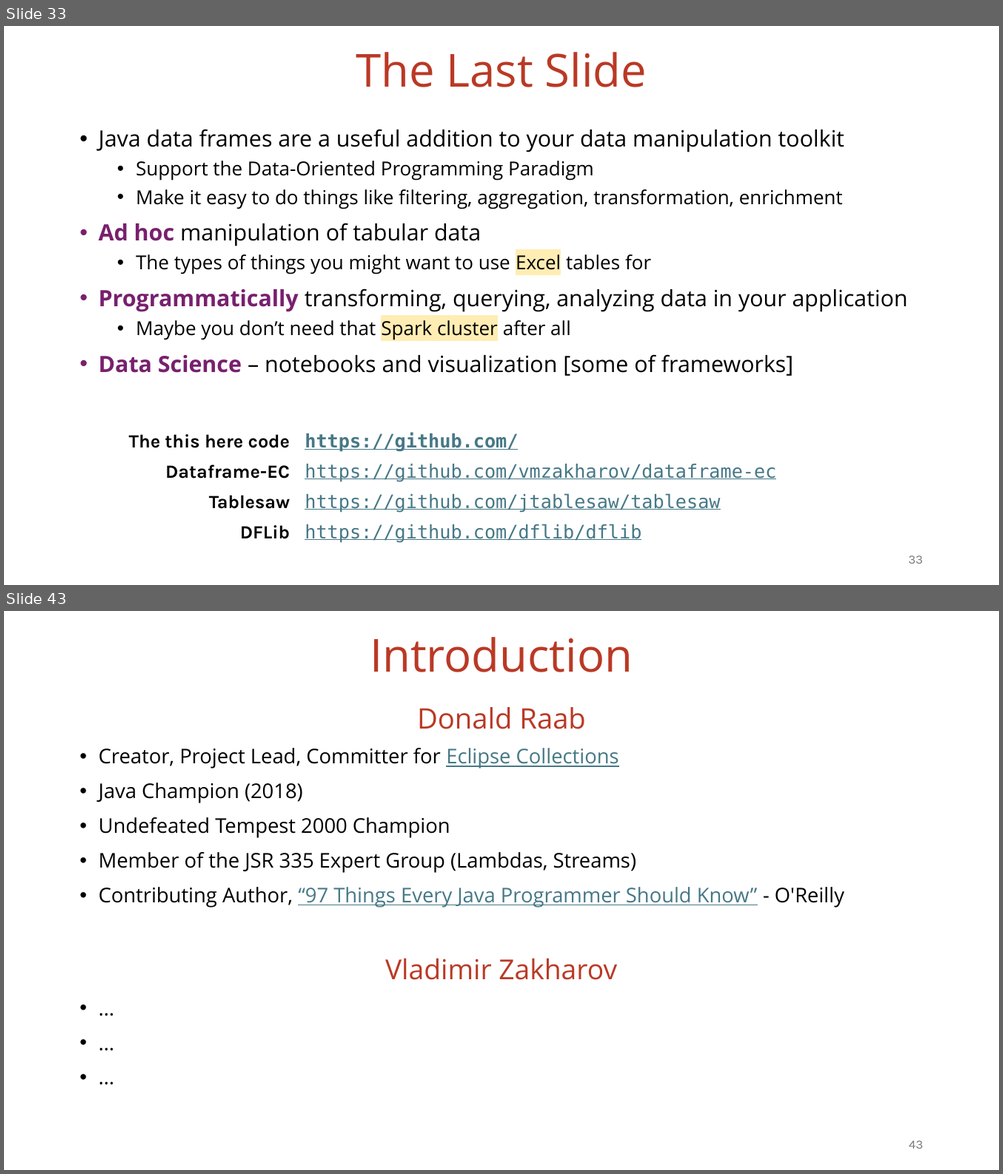
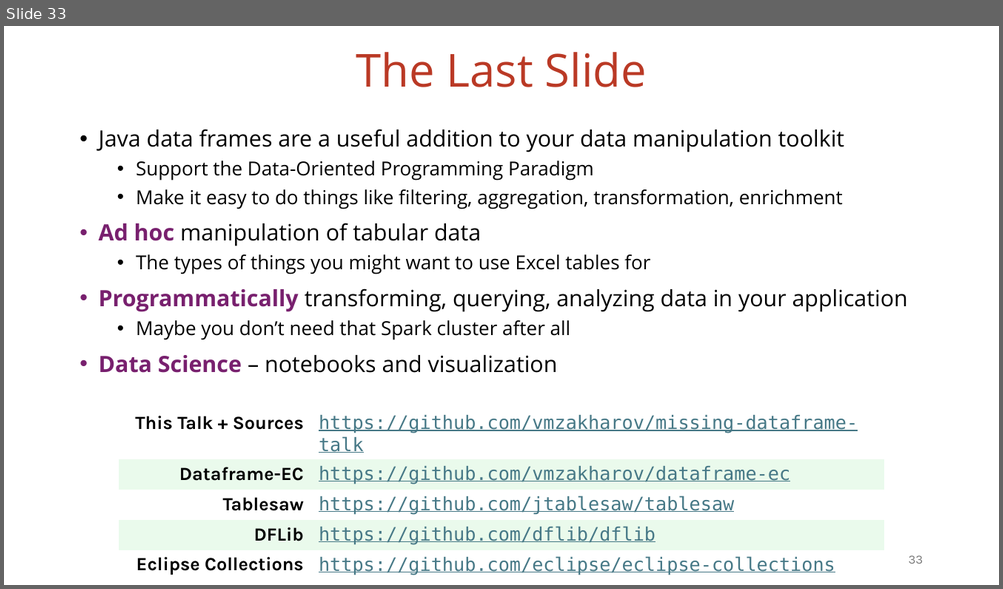
Before and after one commit to vmzakharov/missing-dataframe-talk, a slide deck: presentation/Missing_Dataframe_Short.pptx. Shown one above the other, each under a label of ours: slides 33 and 43 before the commit, slide 33 after it; the slides between them are not shown. The pictures are 1003x1174 and 1003x589 pixels, drawn with LibreOffice and Linux fonts; fonts in the diff are those of the drawing. Boxes give left, top, right and bottom in pixels: in the first picture for what was removed or moved away, otherwise in the second. Text is boxed around its words. In the diff, an @@ line names an element or a change of style, - is before the commit and + after.

```diff
--- a/presentation/Missing_Dataframe_Short.pptx
+++ b/presentation/Missing_Dataframe_Short.pptx
@@ slide 43 removed at box(4, 611, 999, 1170), background #FFFFFF @@
@@ title removed at box(370, 637, 632, 672) @@
-Introduction
@@ text removed at box(99, 707, 844, 980) @@
-Donald Raab
-• Creator, Project Lead, Committer for Eclipse Collections
-• Java Champion (2018)
-• Undefeated Tempest 2000 Champion
-• Member of the JSR 335 Expert Group (Lambdas, Streams)
-• Contributing Author, “97 Things Every Java Programmer Should Know” - O'Reilly
-Vladimir Zakharov
-• …
-• …
-• …
@@ page number removed at box(908, 1141, 922, 1149) @@
-43
@@ slide 33 changed as well @@
@@ text at box(136, 255, 650, 340): highlight #FFEDB3 to none in "Excel", "Spark cluster" @@
@@ text at box(99, 355, 558, 373): text changed @@
-• Data Science – notebooks and visualization [some of frameworks]
+• Data Science – notebooks and visualization
@@ table at box(119, 409, 885, 579) @@
-row 1, column 1: The this here code
+row 1, column 1: This Talk + Sources
-row 1, column 2: https://github.com/
+row 1, column 2: https://github.com/vmzakharov/missing-dataframe-talk
+row 5: Eclipse Collections | https://github.com/eclipse/eclipse-collections
@@ table: place and size @@
-table at box(119, 427, 884, 548)
+table at box(119, 409, 885, 579)
```
Also in this commit, not shown: 5 other slides changed, 9 other slides removed, 1 other file.
